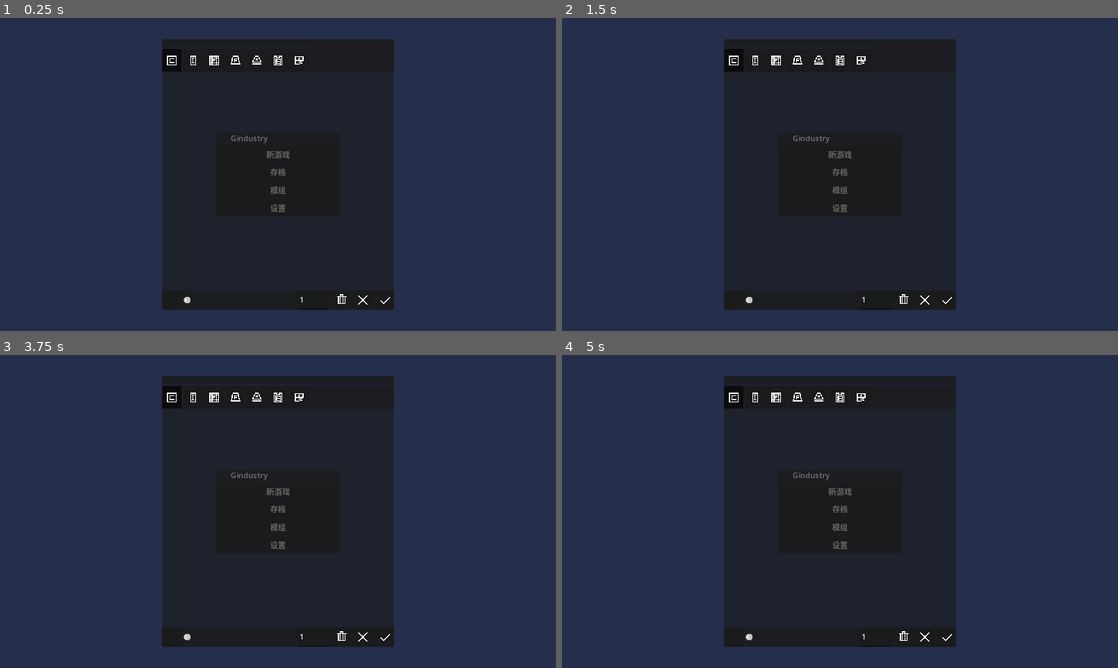
Above: before the commit, frames 1-4 (two rows, left to right).
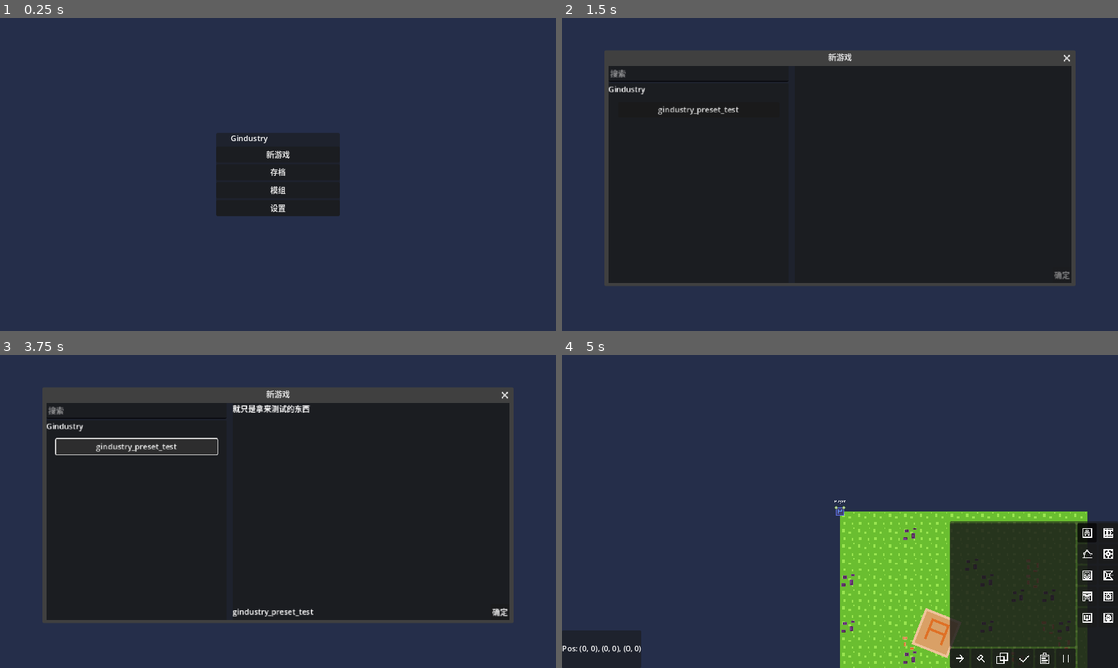
Above: after the commit, the same moments.

Repository: aawwaaa/gindustry
Game: Godot game, scene res://ui/main.tscn
The game is run twice, just before and just after one commit, with the same random seed, the same clock (stepped at 60 frames per second) and the same inputs.
Inputs (mouse positions are in pixels of both pictures, inside the frame that each line leads up to):
- Up to frame 1 (0.25 s): no input
- Up to frame 2 (1.5 s): click "新游戏" at 0.5 s; click "存档" at 1.25 s
- Up to frame 3 (3.75 s): click "模组" at 2 s; click "设置" at 2.75 s; click (139, 445) at 3.5 s, where only the run after the commit has a clickable "gindustry_preset_test"
- Up to frame 4 (5 s): click (1062, 611) at 4.25 s, where only the run after the commit has a clickable "确定"

The runs differ from the first frame. In frame 1, 30% of the frame differs, in the area x 29-71%, y 6-94%; in frame 2, 40%; in frame 3, 40%; in frame 4, 53%, in the area x 0-100%, y 6-100%.
Error before the commit: Parse Error: Value of type "BuildingShadowContainer" cannot be assigned to a variable of type "Entity". (res://contents/entities/building_shadow_container/buil…

Commit message:
entity collision

Diff:
--- a/contents/buildings/dropped_item/shadow.tscn
+++ b/contents/buildings/dropped_item/shadow.tscn
@@ -16,7 +16,7 @@
 [node name="CollisionShape2D" type="CollisionShape2D" parent="CollisionArea" index="0"]
 shape = SubResource("RectangleShape2D_3upml")
 
-[node name="ShapeCast2D" parent="." index="3"]
+[node name="ShapeCast2D" parent="." index="2"]
 shape = SubResource("RectangleShape2D_3upml")
 target_position = Vector2(0, 0)
 
@@ -40,10 +40,10 @@
 texture_offset = Vector2(16, 16)
 polygon = PackedVector2Array(14, 14, 0, 14, 14, 0)
 
-[node name="Sprite2D" parent="." index="5"]
+[node name="Sprite2D" parent="." index="4"]
 texture = ExtResource("2_ib2ma")
 
-[node name="ItemIcons" type="Node2D" parent="." index="6"]
+[node name="ItemIcons" type="Node2D" parent="." index="5"]
 scale = Vector2(0.4, 0.4)
 
 [node name="Marker2D" type="Marker2D" parent="ItemIcons" index="0"]
--- a/contents/entities/building_shadow_container/building_shadow_container.gd
+++ b/contents/entities/building_shadow_container/building_shadow_container.gd
@@ -1,5 +1,5 @@
 class_name BuildingShadowContainer
-extends AnimatableBody2D
+extends Node2D
 
 @export var entity: Entity
 
@@ -110,11 +110,11 @@
     shadow.building_config = building_config
     _on_entity_layer_changed(entity.layer, -1)
     add_child(shadow)
-    shadow.collision_area.entity = self
+    shadow.entity = entity
     shadow.rot = rot
     shadow.build_progress = 0
-    shadow.mouse_entered.connect(entity._on_collision_object_2d_mouse_entered)
-    shadow.mouse_exited.connect(entity._on_collision_object_2d_mouse_exited)
+    shadow.input_mouse_entered.connect(entity._on_collision_object_2d_mouse_entered)
+    shadow.input_mouse_exited.connect(entity._on_collision_object_2d_mouse_exited)
     calcuate_missing_items()
     calcuate_building_progress()
     if should_place: place()
--- a/contents/entities/building_shadow_container/building_shadow_container.tscn
+++ b/contents/entities/building_shadow_container/building_shadow_container.tscn
@@ -3,7 +3,7 @@
 [ext_resource type="Script" path="res://types/entity/entity.gd" id="1_70ccx"]
 [ext_resource type="Script" path="res://contents/entities/building_shadow_container/building_shadow_container.gd" id="1_s2tmb"]
 
-[node name="BuildingShadowContainer" type="AnimatableBody2D" node_paths=PackedStringArray("entity")]
+[node name="BuildingShadowContainer" type="Node2D" node_paths=PackedStringArray("entity")]
 script = ExtResource("1_s2tmb")
 entity = NodePath("Entity")
 
--- a/mods/gindustry/types/buildings/test/test.tscn
+++ b/mods/gindustry/types/buildings/test/test.tscn
@@ -7,12 +7,9 @@
 script = ExtResource("1_b6n70")
 entity = NodePath("Building")
 
-[node name="ShadowContainer" type="AnimatableBody2D" parent="."]
-unique_name_in_owner = true
-
 [node name="Building" type="Node" parent="." node_paths=PackedStringArray("shadow_container", "main_node")]
 script = ExtResource("2_bm8uh")
-shadow_container = NodePath("../ShadowContainer")
+shadow_container = NodePath("..")
 main_node = NodePath("..")
 layer_follow_world = true
 layer = 1
--- a/scripts/game/multiplayer_server.gd
+++ b/scripts/game/multiplayer_server.gd
@@ -87,26 +87,21 @@
 func send_sync_packets(peer_id: int) -> void:
     if not peers.has(peer_id) or not peers[peer_id].joined:
         return
-    if peer_id == multiplayer.get_unique_id():
-        for packed in peers[peer_id].packet_queue:
-            var node = packed[0]
+    for packed in peers[peer_id].packet_queue:
+        var node = packed[0]
+        var method = packed[1]
+        var args = packed[2]
+        var types = packed[3]
+        if peer_id == multiplayer.get_unique_id():
             var inst = get_tree().root.get_node(node)
-            var method = packed[1]
-            var args = packed[2]
-            var types = packed[3]
             inst.callv(method, Serialize.unserialize_args(args, types))
-    else:
-        for packed in peers[peer_id].packet_queue:
-            var node = packed[0]
-            var method = packed[1]
-            var args = packed[2]
-            var types = packed[3]
+        else:
             rpc_sync_client.rpc_id(peer_id, node, method, args, types)
     peers[peer_id].packet_queue.clear()
 
 func rpc_sync(node: Node, method: String, args: Array = []) -> void:
     var serialized = Serialize.serialize_args(args)
-    var path = node.get_path_to(get_tree().root)
+    var path = get_tree().root.get_path_to(node)
     rpc_sync_server.rpc_id(1, path, method, serialized["args"], serialized["types"])
 
 @rpc("any_peer", "call_local", "reliable")
--- a/scripts/serialize.gd
+++ b/scripts/serialize.gd
@@ -17,8 +17,8 @@
 class NodeSerializer extends Serializer:
     func _get_name() -> String: return "n"
     func _matched(object: Variant) -> bool: return object is Node
-    func _serialize(object: Variant) -> Variant: return object.get_path_to(Serialize.get_tree().root)
-    func _unserialize(object: Variant) -> Variant: return Serialize.get_tree().root.get_child(object)
+    func _serialize(object: Variant) -> Variant: return Serialize.get_tree().root.get_path_to(object)
+    func _unserialize(object: Variant) -> Variant: return Serialize.get_tree().root.get_node(object)
 
 class ContentSerializer extends Serializer:
     func _get_name() -> String: return "c"
@@ -44,7 +44,7 @@
         if not serializer.matched(object): continue
         return {
             "object": serializer.serialize(object),
-            "type": serializer.type()
+            "type": serializer.get_name()
         }
     return {
         "object": object,
@@ -56,8 +56,8 @@
     var types = []
     for arg in args:
         var serialized = serialize_object(arg)
-        outs.push(serialized.object)
-        types.push(serialized.type)
+        outs.append(serialized.object)
+        types.append(serialized.type)
     return {"args": outs, "types": types}
 
 func unserialize_object(object: Variant, type: String) -> Variant:
--- a/types/building/building.gd
+++ b/types/building/building.gd
@@ -38,8 +38,8 @@
     shadow.rot = rot
     shadow.finish_build(self)
     shadow_inited = true
-    shadow.mouse_entered.connect(_on_collision_object_2d_mouse_entered)
-    shadow.mouse_exited.connect(_on_collision_object_2d_mouse_exited)
+    shadow.input_mouse_entered.connect(_on_collision_object_2d_mouse_entered)
+    shadow.input_mouse_exited.connect(_on_collision_object_2d_mouse_exited)
 
     if should_place: place()
     if should_destroy: destroy()
--- a/types/building/building_shadow.gd
+++ b/types/building/building_shadow.gd
@@ -1,9 +1,9 @@
 class_name BuildingShadow
-extends Node2D
+extends AnimatableBody2D
 
 signal input(event: InputEvent)
-signal mouse_exited()
-signal mouse_entered()
+signal input_mouse_exited()
+signal input_mouse_entered()
 
 var building_type: BuildingType
 
@@ -11,7 +11,6 @@
     set = set_layer;
 @export var collision_mask_begin: int;
 @export var collision_mask_end: int;
-@export var collision: AnimatableBody2D
 @export var collision_area: EntityArea2D
 @export var shape_cast: ShapeCast2D
 @export var floors: Node2D;
@@ -19,6 +18,10 @@
 @export var display_sprite: Sprite2D;
 @export var marks: Dictionary = {};
 @export var components: Dictionary = {}
+var entity: Entity:
+    set(v):
+        entity = v
+        collision_area.entity = v
 var marks_poses: Dictionary = {}
 var component_nodes: Dictionary = {}
 var pos_to_component: Dictionary = {}
@@ -47,6 +50,9 @@
     get = _get_building_config,
     set = _set_building_config
 
+func get_entity() -> Entity:
+    return entity
+
 func _check_build(check_pre_confirm: bool = false) -> bool:
     shape_cast.force_shapecast_update()
     if shape_cast.is_colliding():
@@ -104,7 +110,7 @@
     floors.queue_free()
     display_polygons.queue_free()
     display_sprite.modulate = Color(1.0, 1.0, 1.0, 1.0)
-    collision_area.entity = building
+    entity = building
     for group in self.components.keys():
         var node = get_node(self.components[group])
         var components = node.get_children()
@@ -127,14 +133,14 @@
         for point_id in range(points.size()):
             var point = points[point_id]
             polygon.polygon[point_id + 1] = base + point * v
-    collision.process_mode = PROCESS_MODE_DISABLED if v == 0 or disable_collision else PROCESS_MODE_INHERIT
+    self.process_mode = PROCESS_MODE_DISABLED if v == 0 or disable_collision else PROCESS_MODE_INHERIT
 
 func set_layer(v: int) -> void:
     layer = v
     var mask = Entity.get_collision_mask_static(layer,
             collision_mask_begin, collision_mask_end);
-    collision.collision_mask = mask
-    collision.collision_layer = mask
+    self.collision_mask = mask
+    self.collision_layer = mask
     collision_area.collision_mask = mask
     collision_area.collision_layer = mask
     if not is_instance_valid(shape_cast): return
--- a/types/building/building_shadow.tscn
+++ b/types/building/building_shadow.tscn
@@ -3,9 +3,9 @@
 [ext_resource type="Script" path="res://types/building/building_shadow.gd" id="1_2quqi"]
 [ext_resource type="Script" path="res://types/entity/entity_area_2d.gd" id="2_yewmt"]
 
-[node name="Shadow" type="Node2D" node_paths=PackedStringArray("collision", "collision_area", "shape_cast", "floors", "display_polygons", "display_sprite")]
+[node name="Shadow" type="AnimatableBody2D" node_paths=PackedStringArray("collision_area", "shape_cast", "floors", "display_polygons", "display_sprite")]
+sync_to_physics = false
 script = ExtResource("1_2quqi")
-collision = NodePath("")
 collision_area = NodePath("CollisionArea")
 shape_cast = NodePath("ShapeCast2D")
 floors = NodePath("Floors")
--- a/types/buildings/conveyor/conveyor.tscn
+++ b/types/buildings/conveyor/conveyor.tscn
@@ -17,11 +17,9 @@
 track = NodePath("Track")
 sides = 14
 
-[node name="AnimatableBody2D" type="AnimatableBody2D" parent="."]
-
 [node name="Building" type="Node" parent="." node_paths=PackedStringArray("shadow_container", "main_node")]
 script = ExtResource("2_5jnnk")
-shadow_container = NodePath("../AnimatableBody2D")
+shadow_container = NodePath("..")
 callback_get_adapter_at = &"get_adapter_at"
 callback_get_component_at = &"get_component_at"
 callback_handle_break = &"handle_break"
--- a/types/buildings/conveyor/modules/conveyor_module.tscn
+++ b/types/buildings/conveyor/modules/conveyor_module.tscn
@@ -14,11 +14,9 @@
 script = ExtResource("1_j14fw")
 sides = 9
 
-[node name="AnimatableBody2D" type="AnimatableBody2D" parent="."]
-
 [node name="Building" type="Node" parent="." node_paths=PackedStringArray("shadow_container", "main_node")]
 script = ExtResource("2_x1xpi")
-shadow_container = NodePath("../AnimatableBody2D")
+shadow_container = NodePath("..")
 callback_get_adapter_at = &"get_adapter_at"
 callback_get_component_at = &"get_component_at"
 callback_handle_break = &"handle_break"
--- a/types/entity/entity.gd
+++ b/types/entity/entity.gd
@@ -173,6 +173,8 @@
     for node in child_entities_main_node:
         node.get_entity().parent_entity = self
         if inited: node.get_entity().init_entity()
+    for adapter in adapters:
+        get_node(adapters[adapter]).adapter_name = adapter
     set_layer(layer)
     if entity_ref_targets.has(entity_id):
         for callback in entity_ref_targets[entity_id]:
--- a/types/entity/entity_adapter.gd
+++ b/types/entity/entity_adapter.gd
@@ -3,6 +3,7 @@
 
 @export var main_node: Node2D
 @export var entity_node: Entity
+var adapter_name: String
 
 func _should_save_data() -> bool:
     return false
--- a/ui/game/content_selector/building_selector_panel.tscn
+++ b/ui/game/content_selector/building_selector_panel.tscn
@@ -6,6 +6,3 @@
 [node name="CategoryContentSelectorPanel" instance=ExtResource("1_uofdq")]
 category_type = ExtResource("2_q1fcs")
 property_name_category_contents = &"building_types"
-
-[node name="PanelContainer" parent="." index="0"]
-custom_minimum_size = Vector2(0, 48)
--- a/ui/game/game_ui.tscn
+++ b/ui/game/game_ui.tscn
@@ -25,6 +25,7 @@
 
 [node name="ContentSelectorLayer" parent="." instance=ExtResource("4_k1l3q")]
 unique_name_in_owner = true
+visible = false
 
 [node name="PauseMenu" parent="." instance=ExtResource("4_kutpy")]
 unique_name_in_owner = true
--- a/ui/game/player_inventory/inventory_panel.gd
+++ b/ui/game/player_inventory/inventory_panel.gd
@@ -12,4 +12,4 @@
     entity = v
 
 func handle_request_swap(inventory: Inventory, slot: int) -> void:
-    request_remote_operation.emit("adapter", ["inventory", "swap_with_other_hand", slot])
+    request_remote_operation.emit("adapter", [inventory.adapter_name, "swap_with_other_hand", slot])
